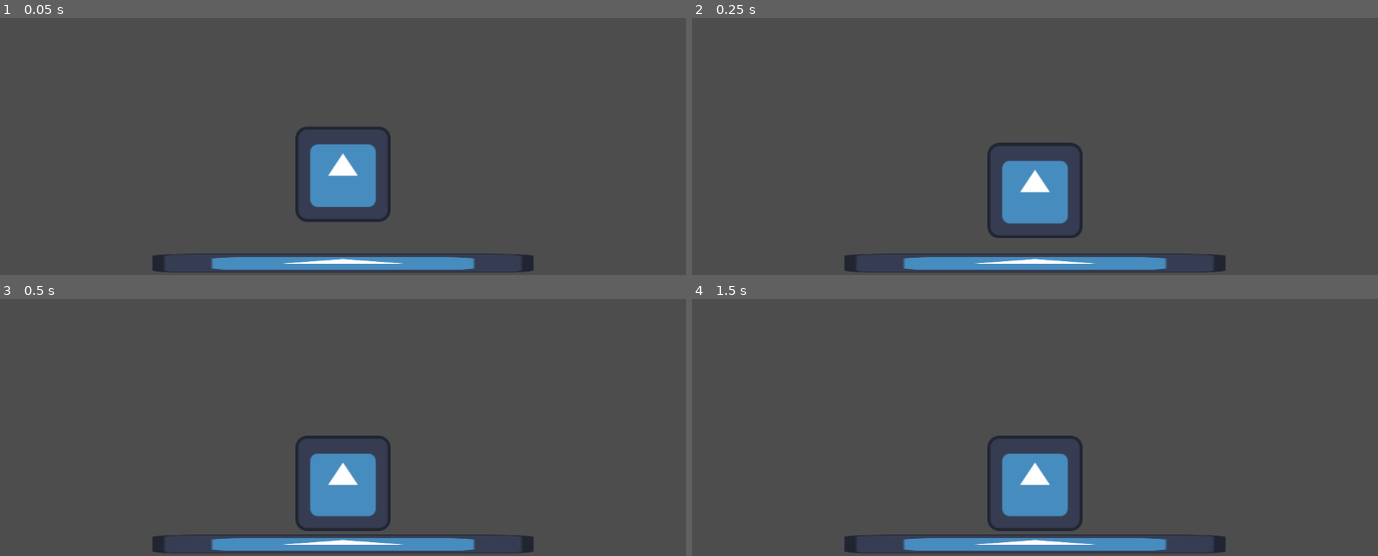
Above: before the commit, frames 1-4 (two rows, left to right).
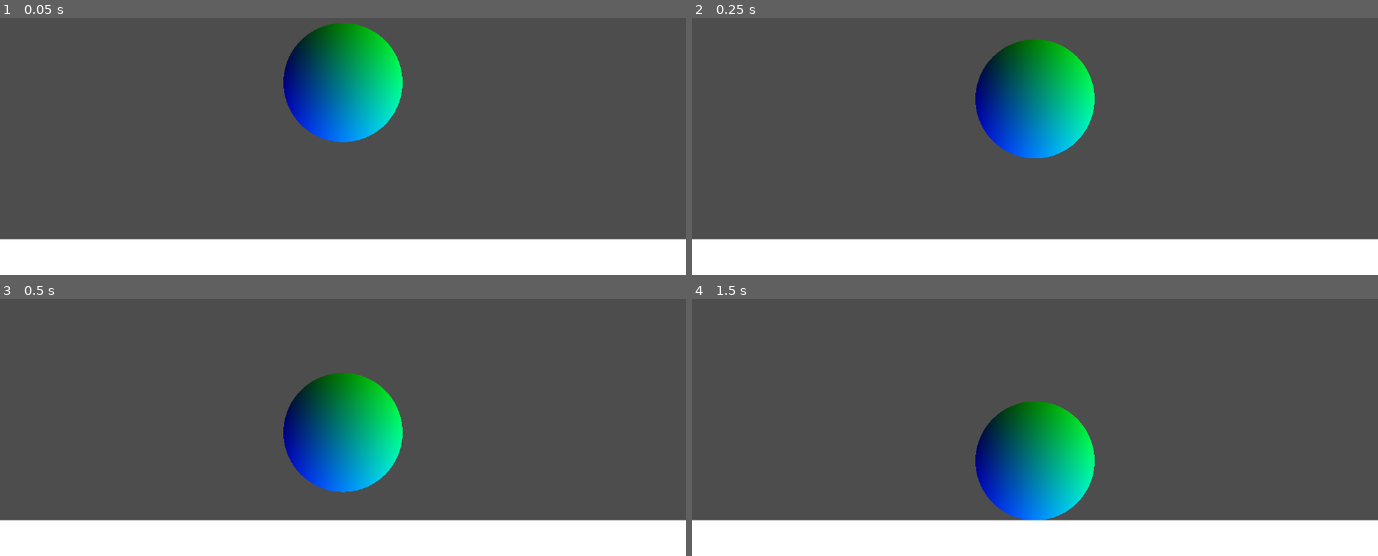
Above: after the commit, the same moments.

Repository: pmuren/Starfish
Game: Godot game, scene res://world.tscn
Two runs of this game, one before a commit and one after it. Both use one fixed random seed, a clock stepped at 60 frames per second and the inputs below. The project has no main scene, so this scene is started directly. The engine's default icon, where the game draws it, is replaced by a stand-in: a white triangle on a blue panel in a dark square.
Inputs:
- Up to frame 1 (0.05 s): no input
- Up to frame 2 (0.25 s): no input
- Up to frame 3 (0.5 s): no input
- Up to frame 4 (1.5 s): tap Enter at 1.25 s

The runs differ from the first frame. In frame 1, 23% of the frame differs, in the area x 0-100%, y 2-100%; in frame 2, 23%; in frame 3, 21%; in frame 4, 20%.

Commit message:
lil bit o' love

Diff:
--- /dev/null
+++ b/ground.gdshader
@@ -0,0 +1,14 @@
+shader_type canvas_item;
+
+void vertex() {
+	// Called for every vertex the material is visible on.
+}
+
+void fragment() {
+	// Called for every pixel the material is visible on.
+}
+
+//void light() {
+	// Called for every pixel for every light affecting the CanvasItem.
+	// Uncomment to replace the default light processing function with this one.
+//}
--- /dev/null
+++ b/protag.gdshader
@@ -0,0 +1,16 @@
+shader_type canvas_item;
+
+void vertex() {
+	// Called for every vertex the material is visible on.
+}
+
+void fragment() {
+	float alpha = step(distance(UV, vec2(0.5, 0.5)), 0.5);
+	COLOR = vec4(0.0, UV.x, UV.y, alpha);
+	// Called for every pixel the material is visible on.
+}
+
+//void light() {
+	// Called for every pixel for every light affecting the CanvasItem.
+	// Uncomment to replace the default light processing function with this one.
+//}
--- a/protag.tscn
+++ b/protag.tscn
@@ -1,11 +1,16 @@
-[gd_scene load_steps=3 format=3 uid="uid://csppi2bdvbpgs"]
+[gd_scene load_steps=5 format=3 uid="uid://csppi2bdvbpgs"]
 
-[ext_resource type="Texture2D" uid="uid://dt4sahhkyny12" path="res://icon.svg" id="1_4ltw5"]
+[ext_resource type="Shader" path="res://protag.gdshader" id="1_7hfna"]
 
 [sub_resource type="CircleShape2D" id="CircleShape2D_ckh35"]
 
+[sub_resource type="ShaderMaterial" id="ShaderMaterial_l0mhx"]
+shader = ExtResource("1_7hfna")
+
+[sub_resource type="CanvasTexture" id="CanvasTexture_4mxgw"]
+
 [node name="Protag" type="RigidBody2D"]
-position = Vector2(2.08165e-12, 154)
+position = Vector2(2.08165e-12, 2.08165e-12)
 
 [node name="CollisionShape2D" type="CollisionShape2D" parent="."]
 position = Vector2(2.08165e-12, 2.08165e-12)
@@ -13,5 +18,7 @@
 shape = SubResource("CircleShape2D_ckh35")
 
 [node name="Sprite2D" type="Sprite2D" parent="."]
-scale = Vector2(1.25, 1.25)
-texture = ExtResource("1_4ltw5")
+material = SubResource("ShaderMaterial_l0mhx")
+position = Vector2(2.08165e-12, 2.08165e-12)
+scale = Vector2(200, 200)
+texture = SubResource("CanvasTexture_4mxgw")
--- a/world.tscn
+++ b/world.tscn
@@ -1,9 +1,14 @@
-[gd_scene load_steps=4 format=3 uid="uid://5hhsqv46ywtr"]
+[gd_scene load_steps=6 format=3 uid="uid://5hhsqv46ywtr"]
 
 [ext_resource type="PackedScene" uid="uid://csppi2bdvbpgs" path="res://protag.tscn" id="1_sp3kx"]
-[ext_resource type="Texture2D" uid="uid://dt4sahhkyny12" path="res://icon.svg" id="1_tjv55"]
+[ext_resource type="Shader" path="res://ground.gdshader" id="2_euc63"]
 
-[sub_resource type="RectangleShape2D" id="RectangleShape2D_n4prh"]
+[sub_resource type="ShaderMaterial" id="ShaderMaterial_eudqv"]
+shader = ExtResource("2_euc63")
+
+[sub_resource type="CanvasTexture" id="CanvasTexture_7t28r"]
+
+[sub_resource type="RectangleShape2D" id="RectangleShape2D_h5i34"]
 
 [node name="World" type="Node2D"]
 
@@ -12,13 +17,14 @@
 [node name="Protag" parent="." instance=ExtResource("1_sp3kx")]
 
 [node name="Ground" type="StaticBody2D" parent="."]
-position = Vector2(0, 304)
-scale = Vector2(5, 0.25)
+position = Vector2(2.08165e-12, 296)
+scale = Vector2(9, 0.5)
+
+[node name="Sprite2D" type="Sprite2D" parent="Ground"]
+material = SubResource("ShaderMaterial_eudqv")
+scale = Vector2(128, 128)
+texture = SubResource("CanvasTexture_7t28r")
 
 [node name="CollisionShape2D" type="CollisionShape2D" parent="Ground"]
-position = Vector2(2.08165e-12, 1)
-shape = SubResource("RectangleShape2D_n4prh")
-
-[node name="Sprite2D" type="Sprite2D" parent="Ground"]
-position = Vector2(2.08165e-12, 1)
-texture = ExtResource("1_tjv55")
+scale = Vector2(6.4, 6.4)
+shape = SubResource("RectangleShape2D_h5i34")
